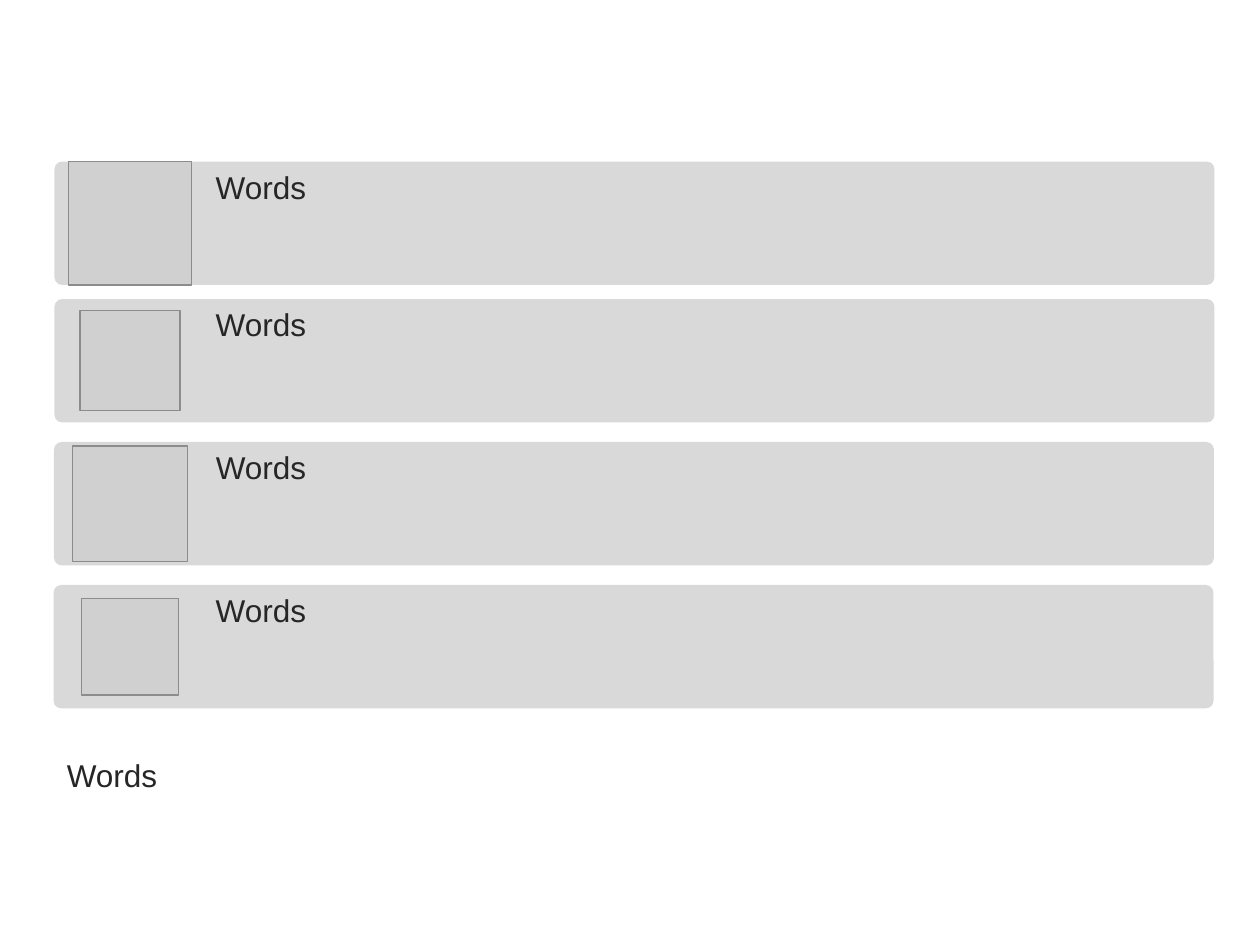
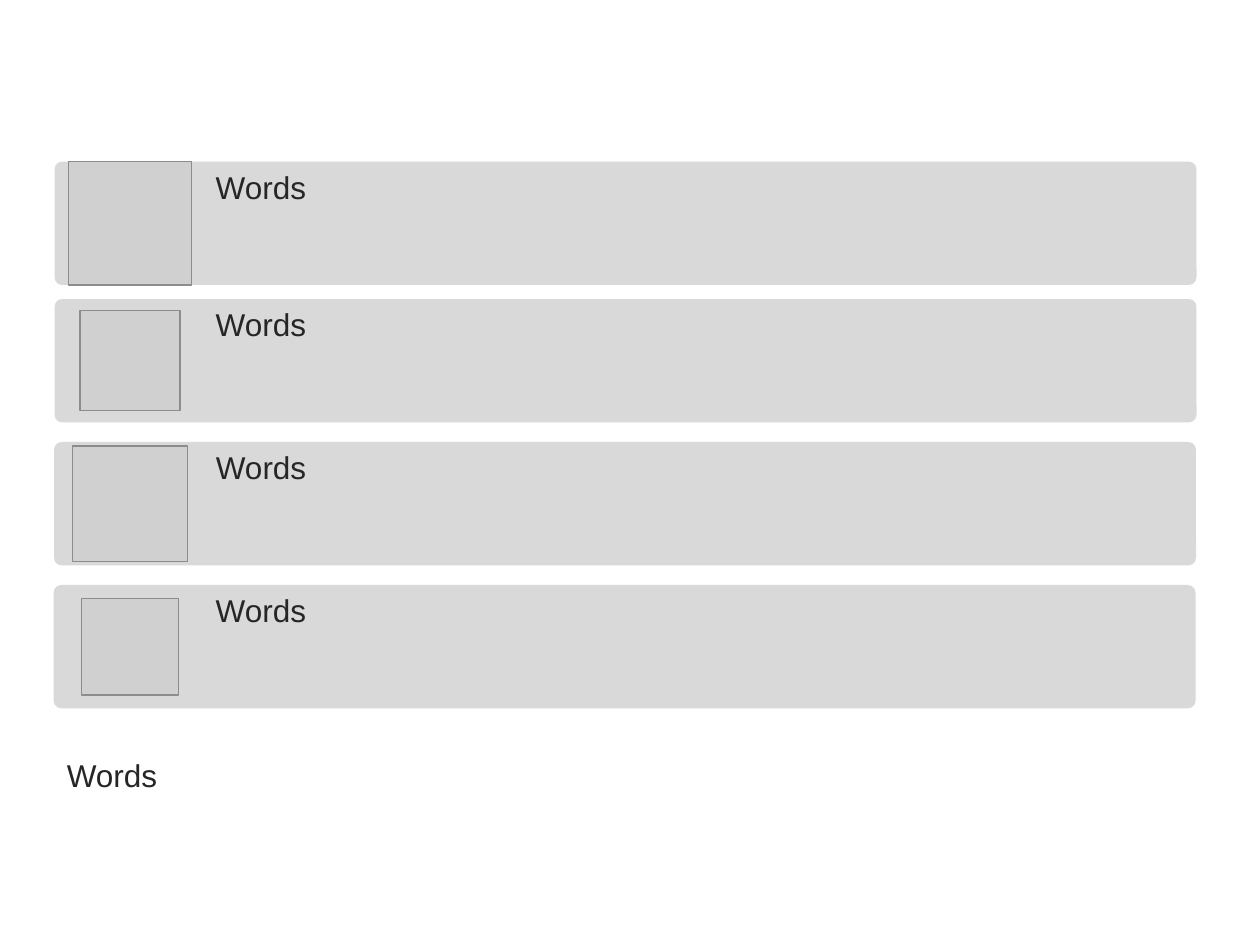
Before and after one commit to JamesSharwin/NicheAssets, a slide deck: slide 1 of IAPTGraphic.pptx. Drawn at 1260x945 pixels with LibreOffice and Linux fonts; fonts in the diff are those of the drawing; grey boxes stand for pictures. Boxes give left, top, right and bottom in pixels: in the first picture for what was removed or moved away, otherwise in the second. Text is boxed around its words. In the diff, an @@ line names an element or a change of style, - is before the commit and + after.

```diff
--- a/IAPTGraphic.pptx
+++ b/IAPTGraphic.pptx
@@ rounded rectangle: place and size @@
-rounded rectangle at bbox=[54, 161, 1215, 285]
+rounded rectangle at bbox=[54, 161, 1196, 285]
@@ rounded rectangle: place and size @@
-rounded rectangle at bbox=[54, 299, 1215, 422]
+rounded rectangle at bbox=[54, 299, 1196, 422]
@@ rounded rectangle: place and size @@
-rounded rectangle at bbox=[54, 442, 1215, 566]
+rounded rectangle at bbox=[54, 442, 1196, 566]
@@ rounded rectangle: place and size @@
-rounded rectangle at bbox=[54, 585, 1215, 708]
+rounded rectangle at bbox=[54, 585, 1196, 708]
```
Also in this commit, not shown: 1 other file.
